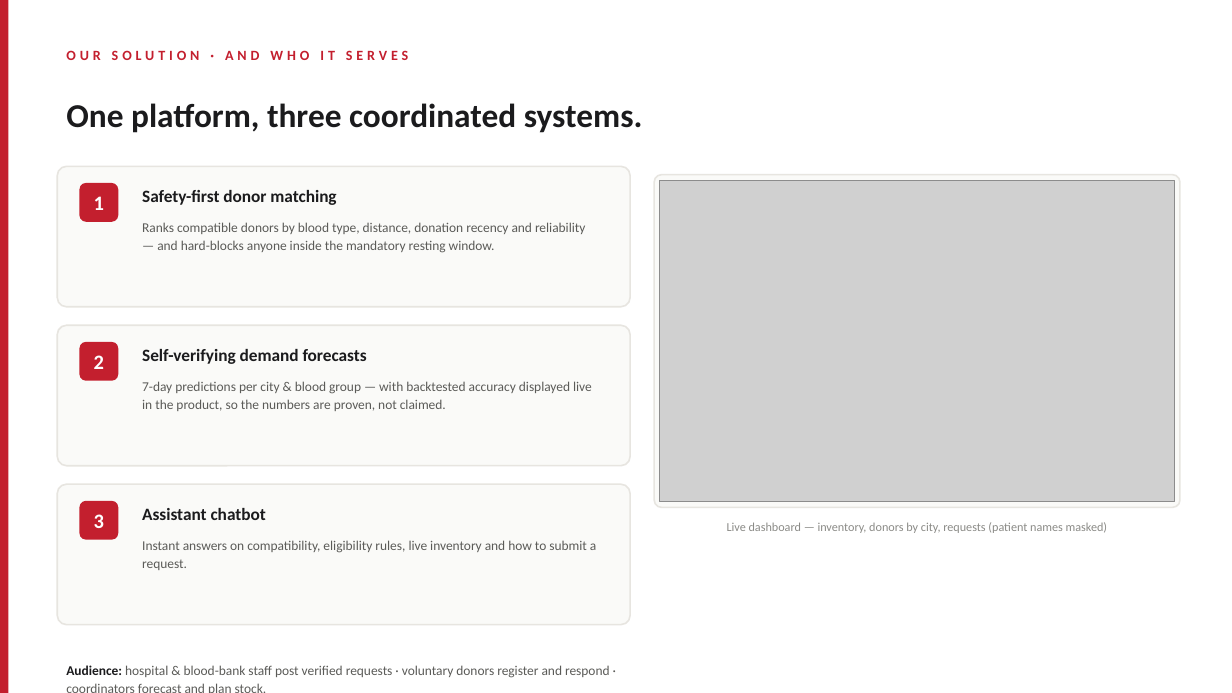
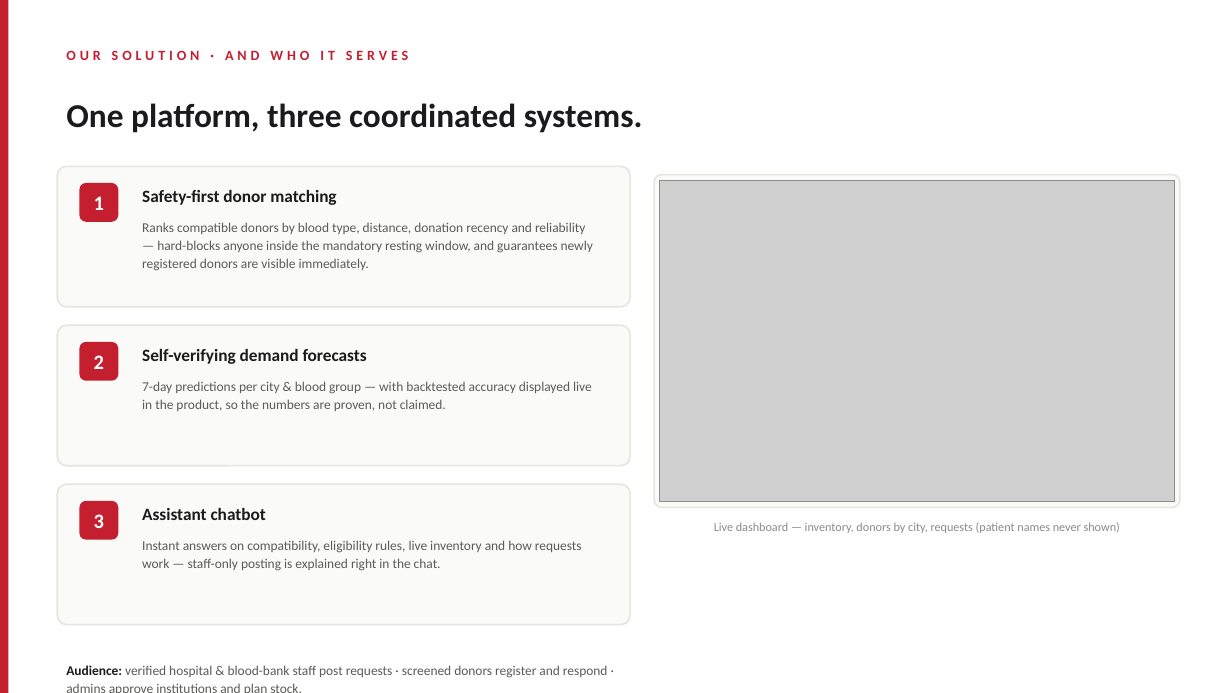
Before and after one commit to sana1234-tech/bloodbridge-AI, a slide deck: slide 3 of presentation/BloodBridge-AI-Presentation.pptx. Drawn at 1232x693 pixels with LibreOffice and Linux fonts; fonts in the diff are those of the drawing; grey boxes stand for pictures. Boxes give left, top, right and bottom in pixels: in the first picture for what was removed or moved away, otherwise in the second. Text is boxed around its words. In the diff, an @@ line names an element or a change of style, - is before the commit and + after.

Commit message:
Rebuild project presentation: 11 slides with auth, verification, health screening, privacy and live deployment; fresh production screenshots; backdate seeded donor registration

```diff
--- a/presentation/BloodBridge-AI-Presentation.pptx
+++ b/presentation/BloodBridge-AI-Presentation.pptx
@@ text at (142, 222, 593, 271): text changed @@
-Ranks compatible donors by blood type, distance, donation recency and reliability — and hard-blocks anyone inside the mandatory resting window.
+Ranks compatible donors by blood type, distance, donation recency and reliability — hard-blocks anyone inside the mandatory resting window, and guarantees newly registered donors are visible immediately.
@@ text at (714, 522, 1120, 533): text changed @@
-Live dashboard — inventory, donors by city, requests (patient names masked)
+Live dashboard — inventory, donors by city, requests (patient names never shown)
@@ text at (142, 540, 582, 571): text changed @@
-Instant answers on compatibility, eligibility rules, live inventory and how to submit a request.
+Instant answers on compatibility, eligibility rules, live inventory and how requests work — staff-only posting is explained right in the chat.
@@ text at (66, 665, 608, 678): text changed @@
-Audience: hospital & blood-bank staff post verified requests · voluntary donors register and respond · coordinators forecast and plan stock.
+Audience: verified hospital & blood-bank staff post requests · screened donors register and respond · admins approve institutions and plan stock.
```
Also in this commit, not shown: 8 other slides changed, 1 slide added, 9 other files.
